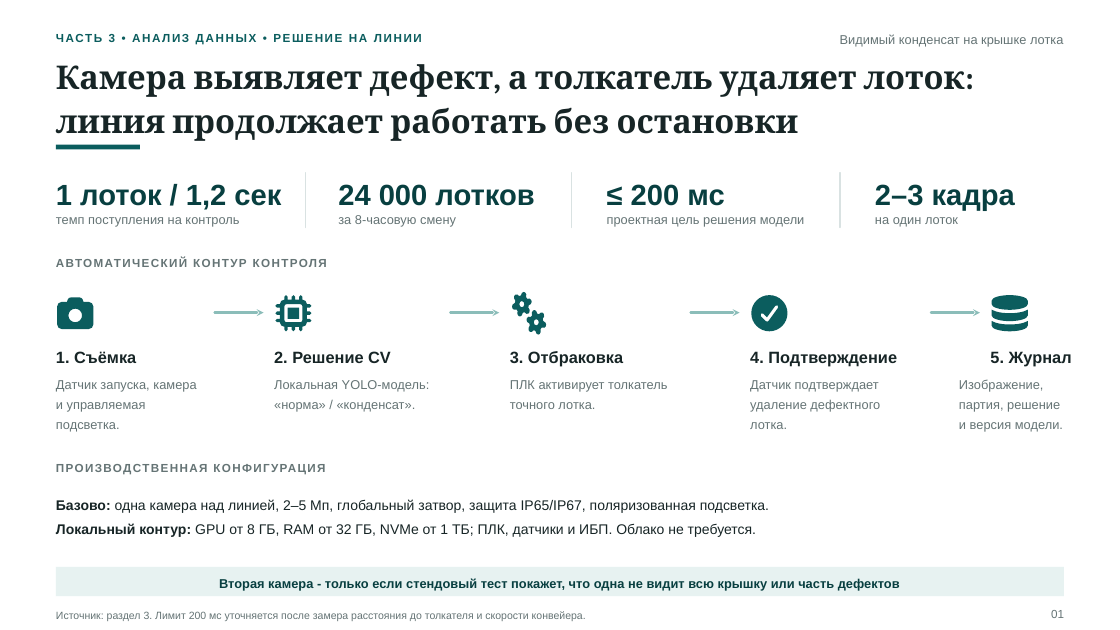
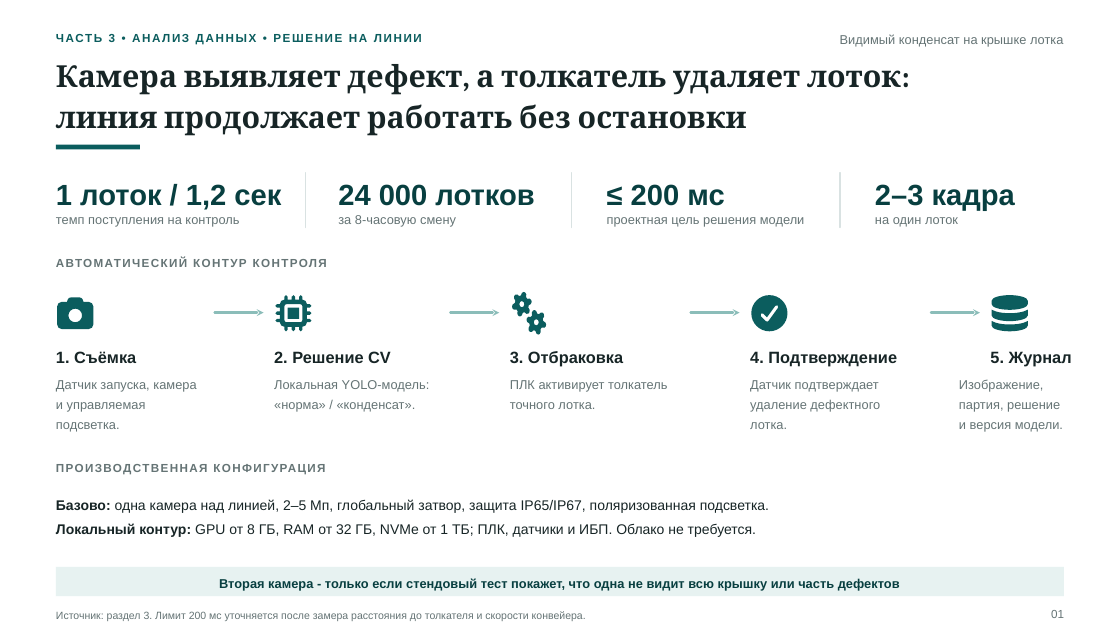
Before and after one commit to TatsianaPoto/head_of_IA, a slide deck: slide 7 of 8_Full_Presentation.pptx. Drawn at 1120x630 pixels with LibreOffice and Linux fonts; fonts in the diff are those of the drawing. Boxes give left, top, right and bottom in pixels: in the first picture for what was removed or moved away, otherwise in the second. Text is boxed around its words. In the diff, an @@ line names an element or a change of style, - is before the commit and + after.

```diff
--- a/8_Full_Presentation.pptx
+++ b/8_Full_Presentation.pptx
@@ text "Камера выявляет дефект, а толкатель ..." at (56,64,901,136): size 28 to 26 pt @@
```
Also in this commit, not shown: 11 other slides changed.
